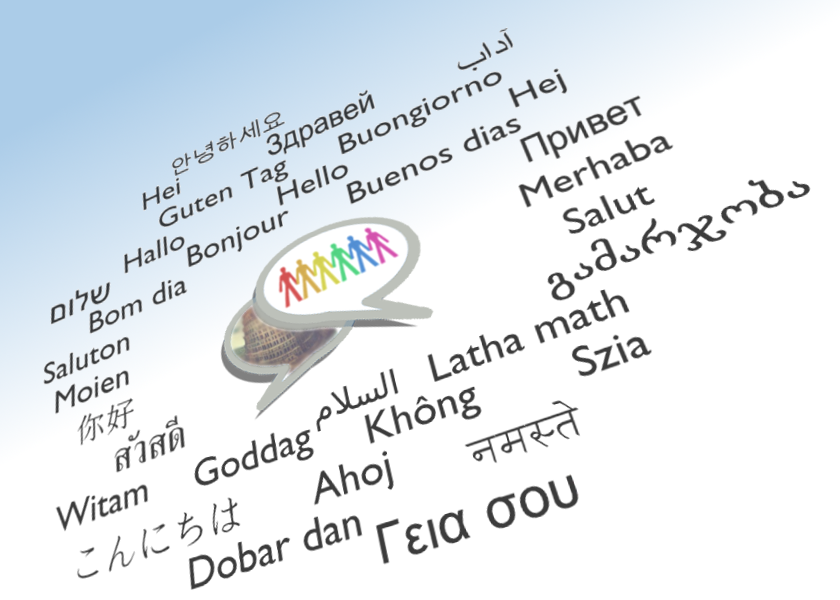
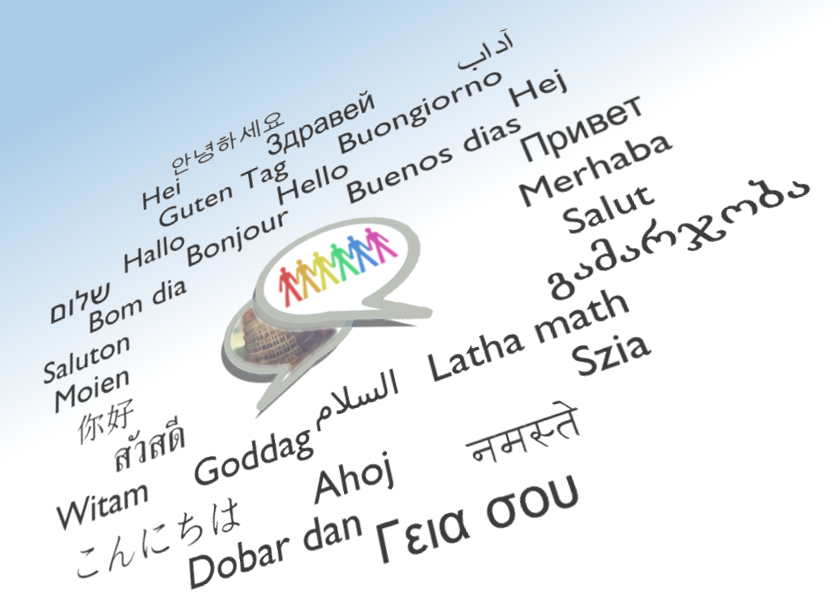
Layered file, before and after one edit (840x600). Changes by layer:
painted on "Pasted Layer" over 364, 386, 482, 445
